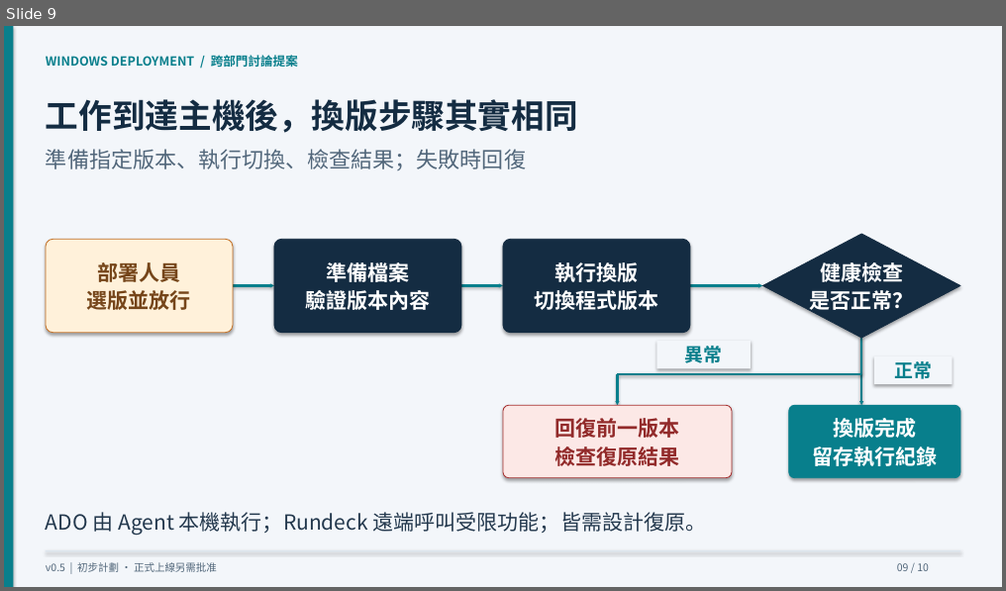
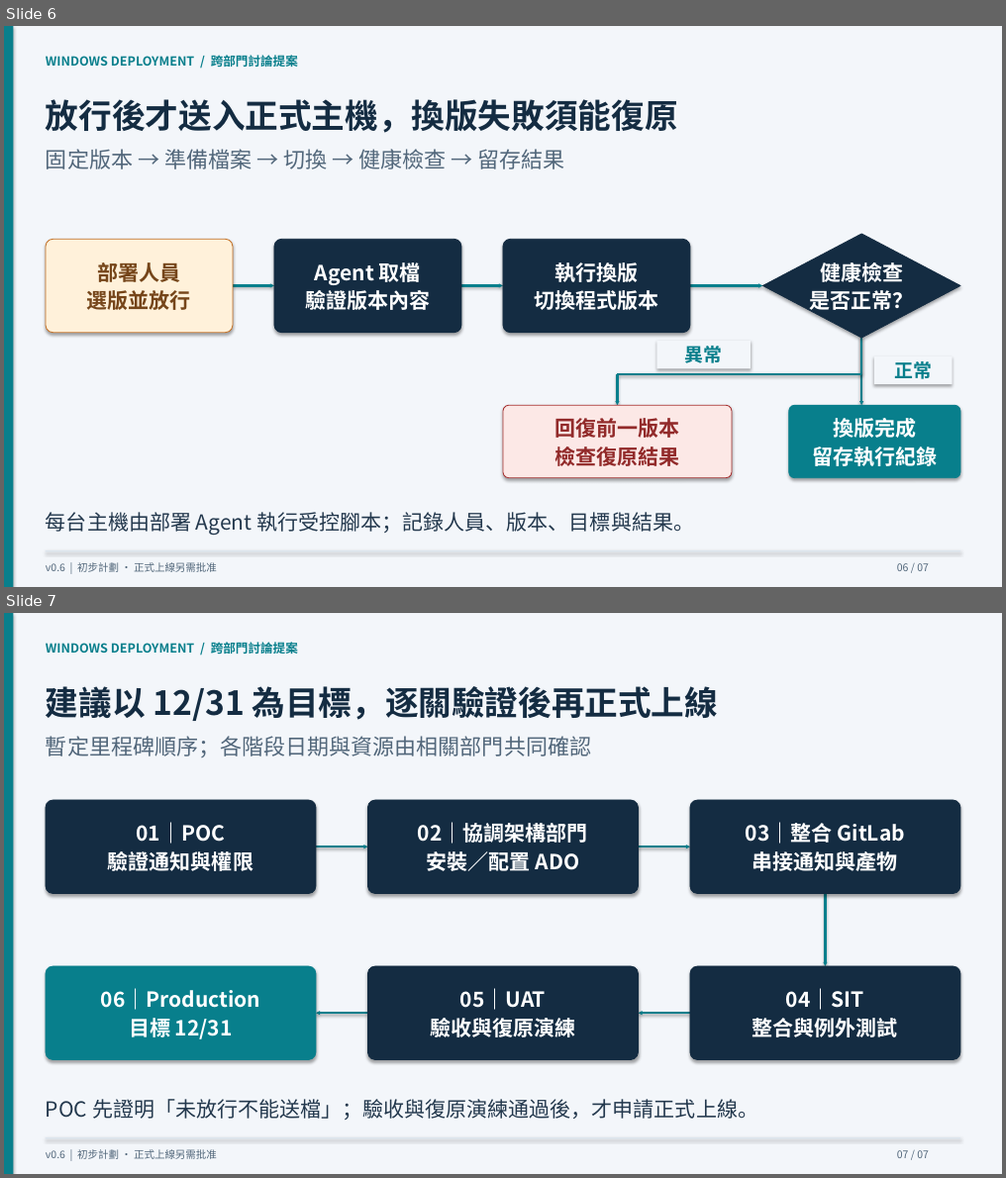
Before and after one commit to cyljacky02/gitlab-win-cicd, a slide deck: docs/presentations/windows-cd-initial-plan.pptx. Shown one above the other, each under a label of ours: slide 9 before the commit, slides 6 and 7 after it. The pictures are 1006x591 and 1006x1178 pixels, drawn with LibreOffice and Linux fonts; fonts in the diff are those of the drawing. Boxes give left, top, right and bottom in pixels: in the first picture for what was removed or moved away, otherwise in the second. Text is boxed around its words. In the diff, an @@ line names an element or a change of style, - is before the commit and + after.

Commit message:
docs: simplify Windows deployment proposal with event-driven ADO architecture

```diff
--- a/docs/presentations/windows-cd-initial-plan.pptx
+++ b/docs/presentations/windows-cd-initial-plan.pptx
@@ slide 7 added at (4, 613, 1002, 1174), background #FFFFFF @@
@@ rectangle added at (4, 613, 1002, 1174), fill #F3F6FA @@
@@ rectangle added at (4, 613, 13, 1174), fill #087F8C @@
@@ text added at (46, 640, 298, 657), 12 pt, text #087F8C, bold @@
+WINDOWS DEPLOYMENT / 跨部門討論提案
@@ title added at (46, 686, 719, 721), 32 pt, text #142C42, bold @@
+建議以 12/31 為目標，逐關驗證後再正式上線
@@ text added at (46, 736, 591, 758), 21 pt, text #52677B @@
+暫定里程碑順序；各階段日期與資源由相關部門共同確認
@@ rounded rectangle added at (46, 800, 316, 894), fill #142C42, outline #142C42 0.8 pt @@
@@ rounded rectangle added at (368, 800, 638, 894), fill #142C42, outline #142C42 0.8 pt @@
@@ rounded rectangle added at (690, 800, 960, 894), fill #142C42, outline #142C42 0.8 pt @@
@@ text added at (108, 822, 253, 874), 20 pt, text #FFFFFF, bold @@
+01｜POC
+驗證通知與權限
@@ arrow added from (316, 847) to (368, 847), #087F8C 2 pt @@
@@ text added at (418, 822, 588, 871), 20 pt, text #FFFFFF, bold @@
+02｜協調架構部門
+安裝／配置 ADO
@@ arrow added from (638, 847) to (690, 847), #087F8C 2 pt @@
@@ text added at (746, 822, 905, 871), 20 pt, text #FFFFFF, bold @@
+03｜整合 GitLab
+串接通知與產物
@@ arrow added from (826, 894) to (826, 966), #087F8C 2 pt @@
@@ rounded rectangle added at (46, 966, 316, 1059), fill #087F8C, outline #087F8C 0.8 pt @@
@@ rounded rectangle added at (368, 966, 638, 1059), fill #142C42, outline #142C42 0.8 pt @@
@@ rounded rectangle added at (690, 966, 960, 1059), fill #142C42, outline #142C42 0.8 pt @@
@@ text added at (101, 988, 261, 1040), 20 pt, text #FFFFFF, bold @@
+06｜Production
+目標 12/31
@@ text added at (430, 988, 575, 1038), 20 pt, text #FFFFFF, bold @@
+05｜UAT
+驗收與復原演練
@@ text added at (752, 988, 898, 1038), 20 pt, text #FFFFFF, bold @@
+04｜SIT
+整合與例外測試
@@ arrow added from (368, 1014) to (316, 1014), #087F8C 2 pt @@
@@ arrow added from (690, 1014) to (638, 1014), #087F8C 2 pt @@
@@ text added at (46, 1099, 758, 1120), 20 pt, text #23384D @@
+POC 先證明「未放行不能送檔」；驗收與復原演練通過後，才申請正式上線。
@@ rectangle added at (46, 1138, 960, 1139), fill #DCE5EE @@
@@ text added at (46, 1150, 217, 1159), 10 pt, text #52677B @@
+v0.6 | 初步計劃 · 正式上線另需批准
@@ text added at (897, 1151, 929, 1158), 10 pt, text #52677B @@
+07 / 07
@@ what was slide 9 is now slide 6 @@
@@ slide 6 changed as well @@
@@ title at (46, 99, 678, 133): text changed @@
-工作到達主機後，換版步驟其實相同
+放行後才送入正式主機，換版失敗須能復原
@@ text at (46, 149, 564, 170): text changed @@
-準備指定版本、執行切換、檢查結果；失敗時回復
+固定版本 → 準備檔案 → 切換 → 健康檢查 → 留存結果
@@ text at (315, 260, 421, 285): text changed @@
-準備檔案
+Agent 取檔
@@ text at (46, 512, 694, 535): text changed @@
-ADO 由 Agent 本機執行；Rundeck 遠端呼叫受限功能；皆需設計復原。
+每台主機由部署 Agent 執行受控腳本；記錄人員、版本、目標與結果。
@@ text at (897, 564, 929, 571): text changed @@
-09 / 10
+06 / 07
```
Also in this commit, not shown: 3 other slides changed, 2 other slides added, 6 slides removed, 28 other files.
